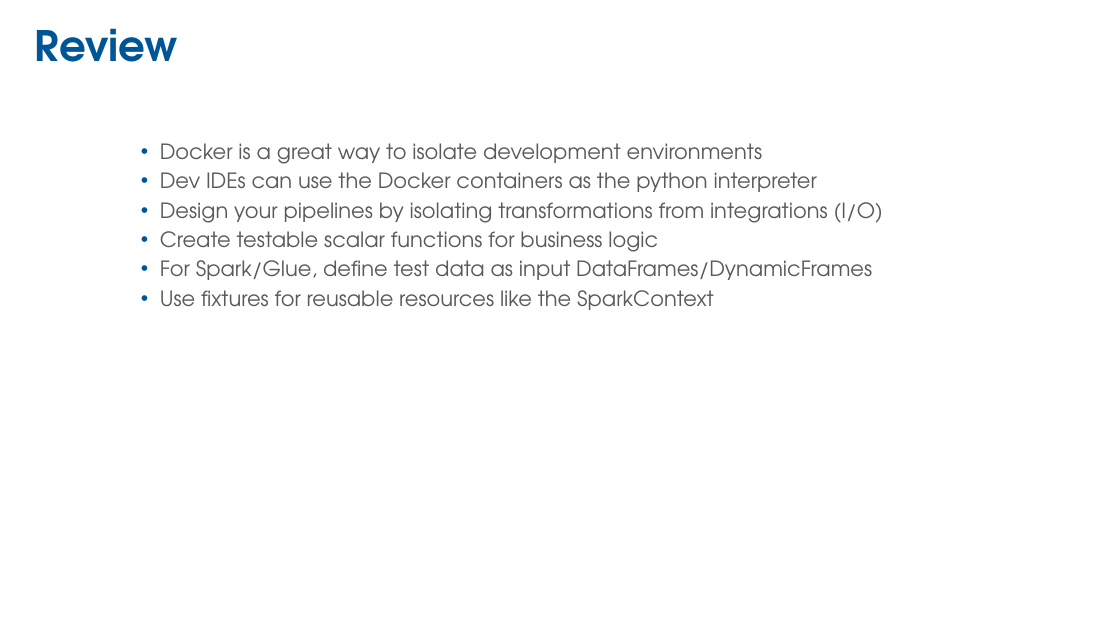
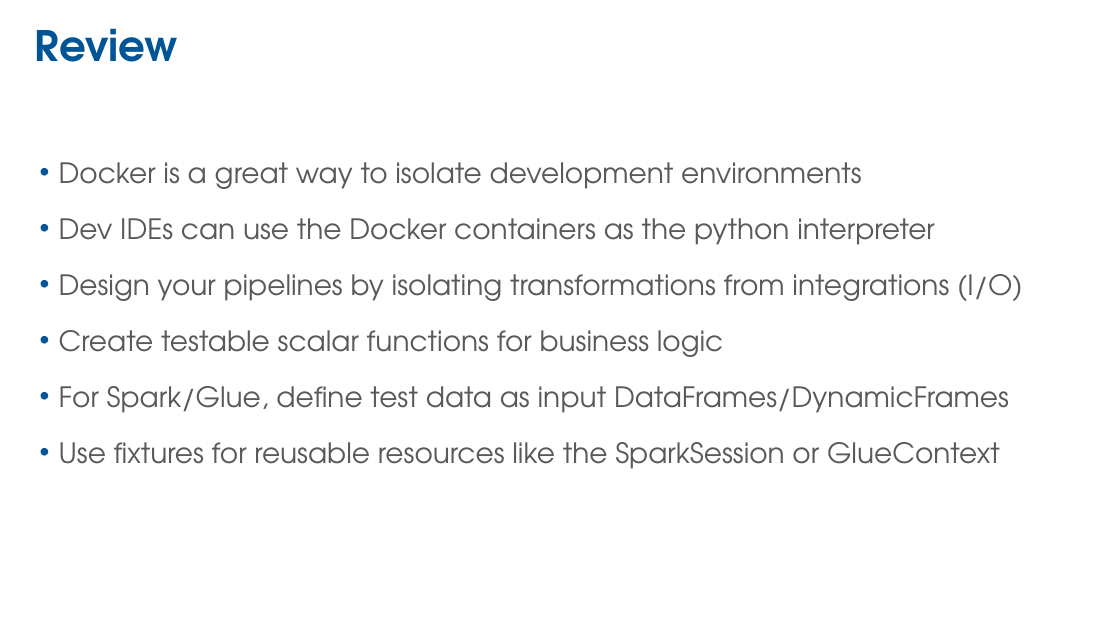
Before and after one commit to donaldsawyer/tdde-py-pyspark, a slide deck: slide 30 of tdde-py-pyspark-glue-docker-vscode.pptx (slide 26 before the commit). Drawn at 1120x630 pixels with LibreOffice and Linux fonts; fonts in the diff are those of the drawing; background and template pictures are left out. Boxes give left, top, right and bottom in pixels: in the first picture for what was removed or moved away, otherwise in the second. Text is boxed around its words. In the diff, an @@ line names an element or a change of style, - is before the commit and + after.

Commit message:
fixes after dry run. added glue udf tests.

```diff
--- a/tdde-py-pyspark-glue-docker-vscode.pptx
+++ b/tdde-py-pyspark-glue-docker-vscode.pptx
@@ text "Docker is a great way ...": place and size @@
-text "Docker is a great way ..." at box(160, 143, 883, 310)
+text "Docker is a great way ..." at box(59, 162, 1023, 469)
@@ text at box(59, 162, 1023, 413): size 18 to 24 pt in "Docker is a great way to isolate ...", "Dev IDEs can use the Docker containers ...", "Design your pipelines by isolating transformations from ...", "Create testable scalar functions for business logic" and 1 more places; line spacing 1 to 1.5; more space between paragraphs @@
@@ text at box(59, 442, 1000, 469): text changed; size 18 to 24 pt @@
-• Use fixtures for reusable resources like the SparkContext
+• Use fixtures for reusable resources like the SparkSession or GlueContext
```
Also in this commit, not shown: 6 other slides changed, 11 slides added, 1 slide removed, 5 other files.
